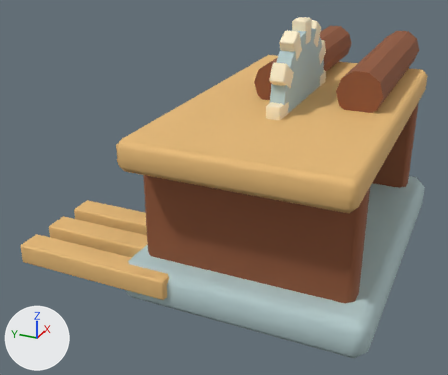
Two versions of the Blender file source/art-source/sawmill.blend, one commit apart.
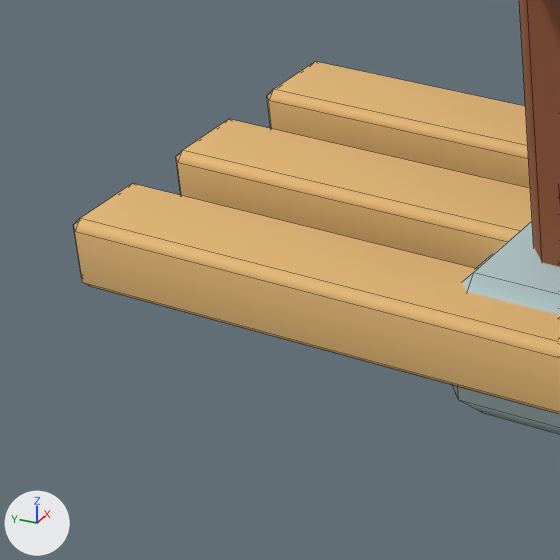
Each version is shown whole from a 50 mm camera at (-3.164, -0.98, 1.905) aimed at (-0.127, 0.387, 0.386), then close up on the part from 0% to 35% of the width and 49% to 90% of the height. Every picture has the same lights, and +X, +Y and +Z are marked at lower left. The older version's two pictures come first. The close-ups show mesh edges as thin lines.

The first close-up shows 'Leg', 'Output plank', 'Output plank.001', 'Output plank.002', 'Platform'.
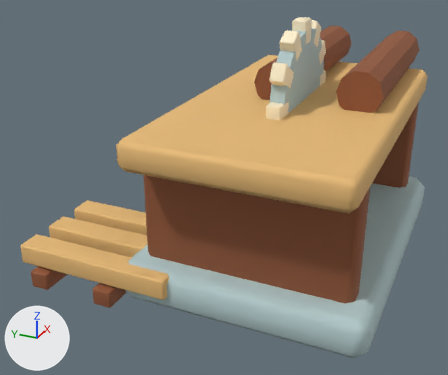
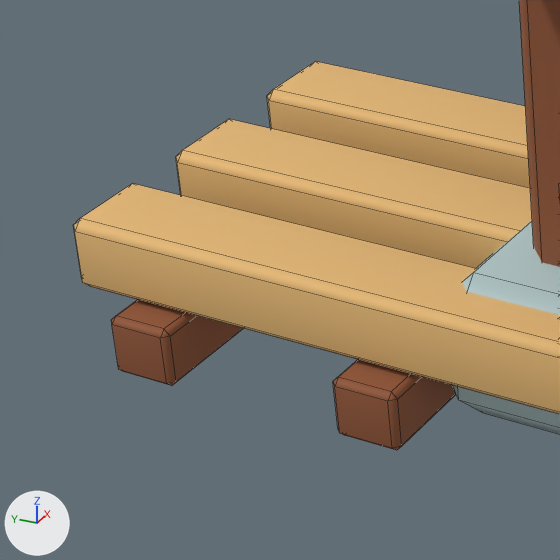
What the commit changed:
Mesh me_cube_125 is new.
It has 24 vertices, 26 faces and spans x -0.36..0.36, y -0.055..0.055, z -0.05..0.05.
It uses material mat_toasted_cedar (brown #915636).
Object 'Timber bearer.001' (ob_timber_bearer_001) is new; it shows me_cube_125.
Its parent is ob_sawmill.
Its location is (-0.62, 1.1, 0.05).
Object 'Timber bearer' (ob_timber_bearer) is new; it shows a copy of me_cube_125.
Its parent is ob_sawmill.
Its location is (-0.62, 0.7, 0.05).

Boxes (x1, y1, x2, y2) around the edits, measured in the close-ups (560 x 560 px):
'Timber bearer', added (brown)
    after: (333, 360, 456, 450)
'Timber bearer.001', added (brown)
    after: (111, 300, 244, 386)
